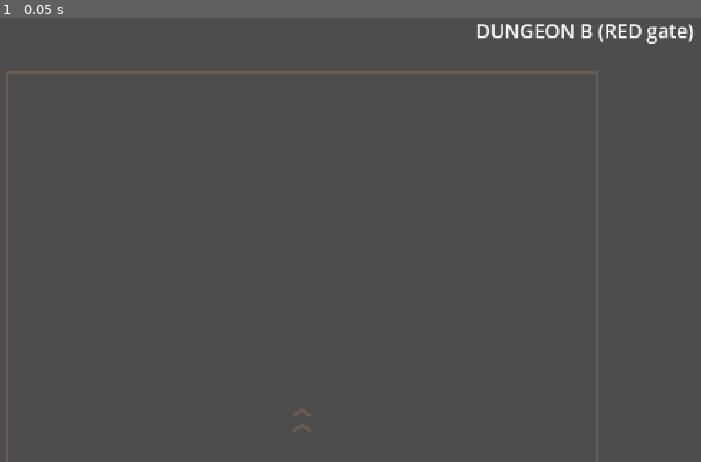
Above: before the commit, frame 1.
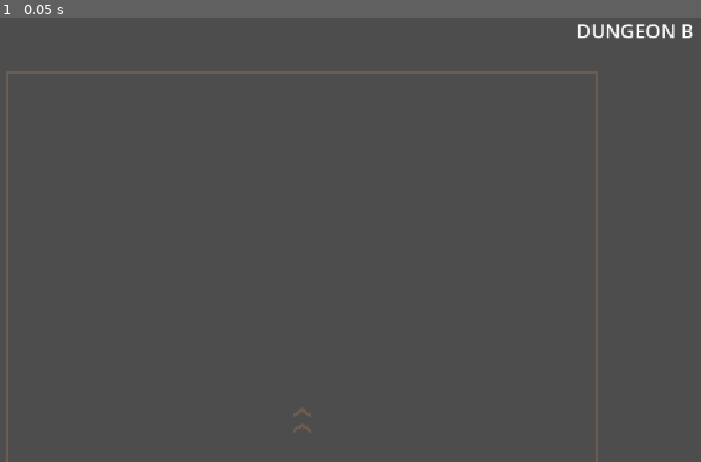
Above: after the commit, the same moment.

Repository: BestestGameStudio/gangU
Game: Godot game, scene res://scenes/dungeon_b.tscn
Two runs of this game, one before a commit and one after it. Both use one fixed random seed, a clock stepped at 60 frames per second and the inputs below. This scene is started directly instead of the project's main scene.
Inputs:
- Up to frame 1 (0.05 s): no input

The runs differ from the first frame. In frame 1, 0.7% of the frame differs, in the area x 68-99%, y 1-6%.

Commit message:
feat(gates): chance-based NORMAL/RED dungeon offering, no ranks (#350)
Hub dungeon gates carry a GateOffering that rolls NORMAL or RED on each
hub load. RED lock-in now follows the type of the gate actually entered.
The chance distribution is left UNSET (Colin's call); while unset, gates
keep their authored types, so gameplay is unchanged.

Co-authored-by: real-human-123 <353983258+real-human-123@users.noreply.github.com>
Co-Authored-By: Claude Opus 5.5 <noreply@anthropic.com>

Diff:
--- /dev/null
+++ b/resources/gate_offering.tres
@@ -0,0 +1,7 @@
+[gd_resource type="Resource" script_class="GateOffering" load_steps=2 format=3]
+
+[ext_resource type="Script" path="res://scripts/gate_offering.gd" id="1"]
+
+[resource]
+script = ExtResource("1")
+red_chance = -1.0
--- a/scenes/dungeon_b.tscn
+++ b/scenes/dungeon_b.tscn
@@ -60,7 +60,7 @@
 offset_bottom = 40.0
 grow_horizontal = 0
 theme_override_font_sizes/font_size = 28
-text = "DUNGEON B (RED gate)"
+text = "DUNGEON B"
 horizontal_alignment = 2
 
 [node name="PlayerSpawn" type="Marker2D" parent="."]
--- a/scenes/hub.tscn
+++ b/scenes/hub.tscn
@@ -9,6 +9,7 @@
 [ext_resource type="PackedScene" uid="uid://bgangu325sta" path="res://scenes/bestiary_station.tscn" id="9_best"]
 [ext_resource type="PackedScene" path="res://scenes/dungeon_generated.tscn" id="6"]
 [ext_resource type="PackedScene" path="res://scenes/dungeon_c.tscn" id="7_dnc"]
+[ext_resource type="Resource" path="res://resources/gate_offering.tres" id="10_offer"]
 
 [node name="Hub" type="Node2D"]
 
@@ -78,11 +79,13 @@
 [node name="GateNormal" parent="." instance=ExtResource("2")]
 position = Vector2(300, 380)
 target_dungeon = ExtResource("3")
+offering = ExtResource("10_offer")
 
 [node name="GateRed" parent="." instance=ExtResource("2")]
 position = Vector2(852, 380)
 gate_type = 1
 target_dungeon = ExtResource("4")
+offering = ExtResource("10_offer")
 
 [node name="GateGenerated" parent="." instance=ExtResource("2")]
 position = Vector2(440, 250)
--- a/scripts/gate.gd
+++ b/scripts/gate.gd
@@ -3,6 +3,7 @@
 ## #7: gate object. Normal and red gates are distinct in code (gate_type) and
 ## visuals (tint + label). Entering a gate transports the player to its dungeon.
 ## Red-gate lock-in rules themselves are #9 scope; this is transport + typing only.
+## #350: NORMAL vs RED may be decided by chance via an optional GateOffering.
 
 enum GateType { NORMAL, RED, BOSS }
 
@@ -10,6 +11,12 @@
 @export var target_dungeon: PackedScene
 ## Replaces the type name on the gate's label when set.
 @export var label_text: String = ""
+## #350: when set, this gate is a chance-based NORMAL/RED dungeon offering:
+## gate_type is rolled from it on _ready (before tint/label). BOSS gates
+## never roll. An offering whose chance is unset keeps the authored type.
+@export var offering: GateOffering
+## Optional seeded RNG for the roll (tests); null uses the global RNG.
+var offering_rng: RandomNumberGenerator = null
 
 signal entered(gate: Gate)
 
@@ -28,6 +35,8 @@
 func _ready() -> void:
 	add_to_group("gates")
 	body_entered.connect(_on_body_entered)
+	if offering != null and gate_type != GateType.BOSS:
+		gate_type = offering.roll(gate_type, offering_rng)
 	var label: Label = $TypeLabel
 	var tint := RED_TINT if gate_type == GateType.RED else NORMAL_TINT
 	label.text = "RED" if gate_type == GateType.RED else "NORMAL"
--- /dev/null
+++ b/scripts/gate_offering.gd
@@ -0,0 +1,34 @@
+class_name GateOffering
+extends Resource
+## #350: a dungeon offering is NORMAL or RED by chance. There is no rank
+## system and no progression gating (Colin, 2026-11-08); ranks stay out of
+## scope until Colin decides otherwise.
+##
+## A hub gate that carries an offering rolls its gate_type from this resource
+## each time it is presented (every hub load). The type then carries the
+## existing semantics: NORMAL allows retreat, RED locks the player in until
+## the objective is complete (D12, applied in main.gd from the type of the gate
+## actually entered).
+##
+## The chance distribution is NOT decided (Colin's call). red_chance therefore
+## defaults to UNSET, and an unset offering keeps the gate's authored type, so
+## the hub behaves exactly as before until a value is chosen. No code here may
+## pick a value.
+
+const UNSET := -1.0
+
+## Probability in [0, 1] that the offering rolls RED; otherwise NORMAL.
+## Left at UNSET (any negative value) the roll is disabled.
+@export var red_chance: float = UNSET
+
+func is_set() -> bool:
+	return red_chance >= 0.0
+
+## Returns the type to present: the authored type while the chance is unset,
+## otherwise RED with probability red_chance (clamped to [0, 1]) and NORMAL
+## otherwise. Pass a seeded rng for deterministic tests.
+func roll(authored: Gate.GateType, rng: RandomNumberGenerator = null) -> Gate.GateType:
+	if not is_set():
+		return authored
+	var r := rng.randf() if rng != null else randf()
+	return Gate.GateType.RED if r < clampf(red_chance, 0.0, 1.0) else Gate.GateType.NORMAL
--- a/scripts/main.gd
+++ b/scripts/main.gd
@@ -165,12 +165,27 @@
 ## FREE stock refresh + paid-price reset from _on_objective_completed.
 var _shop: Shop = null
 
+## (#350) Type of the gate the current dungeon was entered through, or -1 when
+## the area was not entered through a gate (hub, direct _swap fixtures). Since
+## a hub offering's NORMAL/RED type is rolled by chance, the RED lock-in follows
+## the gate actually entered, not the target area's name.
+var _entry_gate_type: int = -1
+
 func _load_hub() -> void:
+	_entry_gate_type = -1
 	_swap(preload("res://scenes/hub.tscn").instantiate())
 
 func _on_gate_entered(gate: Gate) -> void:
-	print("gate entered: ", "RED" if gate.gate_type == Gate.GateType.RED else "NORMAL")
+	print("gate entered: ", Gate.GateType.keys()[gate.gate_type])
+	_entry_gate_type = gate.gate_type
 	_swap.call_deferred(gate.target_dungeon.instantiate())
+
+## (#350) RED semantics for the mounted area: the entered gate's type when there
+## is one; otherwise the authored default (DungeonB is the RED dungeon).
+func _area_is_red(area: Node) -> bool:
+	if _entry_gate_type >= 0:
+		return _entry_gate_type == Gate.GateType.RED
+	return area.name == &"DungeonB"
 
 func _swap(area: Node) -> void:
 	if current_area:
@@ -293,10 +308,13 @@
 	var obj := area.get_node_or_null("DungeonObjective") as DungeonObjective
 	var completable := obj != null and (obj.objective_type != DungeonObjective.ObjectiveType.ELIMINATION or obj.boss_scene != null)
 	# #173: boss-gate DungeonC is clear-or-die too (locked until the Head dies).
-	if area.name in [&"DungeonB", &"DungeonC"] and completable:
+	# #350: RED is whatever the entered gate rolled, so a RED-rolled DungeonA
+	# locks and a NORMAL-rolled DungeonB allows retreat.
+	var red := _area_is_red(area)
+	if (red or area.name == &"DungeonC") and completable:
 		portal.locked = true
 		portal.objective_path = NodePath("../DungeonObjective")
-	portal.red_portal_look = area.name == &"DungeonB"  # #204: portal look only on the RED dungeon's exit portal (both its locked and unlocked states)
+	portal.red_portal_look = red  # #204: portal look only on a RED dungeon's exit portal (both its locked and unlocked states)
 	portal.entered.connect(_on_exit_portal_entered)
 	area.add_child(portal)
 
--- /dev/null
+++ b/scripts/test350_chance_offering.gd
@@ -0,0 +1,153 @@
+extends SceneTree
+## #350 headless driver: a dungeon offering's NORMAL/RED type is decided by
+## chance (no rank system), and the existing semantics follow the rolled type:
+## NORMAL allows retreat, RED locks the player in until the objective clears.
+## The chance distribution is Colin's call and stays UNSET in production, so
+## the production hub must behave exactly as before. Legs:
+##   roll   - GateOffering unit rolls (unset / 0 / 1 / seeded mix / BOSS)
+##   prod   - production offering is unset; hub gates keep authored types
+##   red    - every offering forced RED (test-only value): GateNormal rolls
+##            RED, DungeonA mounts its portal LOCKED with the red look and
+##            opens once its objective clears
+##   normal - every offering forced NORMAL (test-only value): GateRed rolls
+##            NORMAL, DungeonB mounts its portal UNLOCKED and retreat works
+## Gate/portal use follows the test9/test204 direct _on_body_entered idiom;
+## enemy kills use the apply_damage shortcut, not natural combat.
+
+const OFFERING_PATH := "res://resources/gate_offering.tres"
+var _fails := 0
+
+func _initialize() -> void:
+	_run.call_deferred()
+
+func _check(label: String, ok: bool) -> void:
+	if not ok:
+		_fails += 1
+	print("[350] ", label, " -> ", "PASS" if ok else "FAIL")
+
+func _frames(n: int) -> void:
+	for i in n:
+		await physics_frame
+
+func _boot() -> Node:
+	var main: Node = (load("res://scenes/main.tscn") as PackedScene).instantiate()
+	root.add_child(main)
+	current_scene = main
+	await _frames(3)
+	return main
+
+func _shutdown(main: Node) -> void:
+	main.queue_free()
+	await _frames(3)
+
+func _run() -> void:
+	_roll_leg()
+	var offering := load(OFFERING_PATH) as GateOffering
+	_check("prod: offering resource loads", offering != null)
+	if offering == null:
+		_finish()
+		return
+	_check("prod: chance distribution left UNSET (Colin's call)", not offering.is_set() and offering.red_chance == GateOffering.UNSET)
+	await _prod_leg(offering)
+	offering.red_chance = 1.0
+	await _red_leg()
+	offering.red_chance = 0.0
+	await _normal_leg()
+	offering.red_chance = GateOffering.UNSET
+	_finish()
+
+func _roll_leg() -> void:
+	var o := GateOffering.new()
+	_check("roll: unset keeps authored NORMAL", o.roll(Gate.GateType.NORMAL) == Gate.GateType.NORMAL)
+	_check("roll: unset keeps authored RED", o.roll(Gate.GateType.RED) == Gate.GateType.RED)
+	o.red_chance = 1.0
+	_check("roll: chance 1 always RED", o.roll(Gate.GateType.NORMAL) == Gate.GateType.RED)
+	o.red_chance = 0.0
+	_check("roll: chance 0 always NORMAL", o.roll(Gate.GateType.RED) == Gate.GateType.NORMAL)
+	# Test-only mix: proves both outcomes come from the roll, not a fixed pick.
+	o.red_chance = 0.5
+	var rng := RandomNumberGenerator.new()
+	rng.seed = 350
+	var reds := 0
+	for i in 200:
+		if o.roll(Gate.GateType.NORMAL, rng) == Gate.GateType.RED:
+			reds += 1
+	_check("roll: seeded mix yields both NORMAL and RED (reds=%d/200)" % reds, reds > 0 and reds < 200)
+	var only := [Gate.GateType.NORMAL, Gate.GateType.RED]
+	_check("roll: only NORMAL or RED ever rolled", o.roll(Gate.GateType.NORMAL, rng) in only)
+	var boss: Gate = (load("res://scenes/gate.tscn") as PackedScene).instantiate()
+	boss.gate_type = Gate.GateType.BOSS
+	var forced := GateOffering.new()
+	forced.red_chance = 1.0
+	boss.offering = forced
+	root.add_child(boss)
+	_check("roll: BOSS gate never rolls", boss.gate_type == Gate.GateType.BOSS and (boss.get_node("TypeLabel") as Label).text == "BOSS")
+	boss.free()
+
+func _prod_leg(offering: GateOffering) -> void:
+	var main := await _boot()
+	var hub: Node = main.current_area
+	var gn := hub.get_node_or_null("GateNormal") as Gate
+	var gr := hub.get_node_or_null("GateRed") as Gate
+	_check("prod: both hub dungeon gates carry the shared offering", gn != null and gr != null and gn.offering == offering and gr.offering == offering)
+	_check("prod: unset chance -> GateNormal stays NORMAL, GateRed stays RED",
+		gn != null and gr != null and gn.gate_type == Gate.GateType.NORMAL and gr.gate_type == Gate.GateType.RED)
+	var gb := hub.get_node_or_null("GateBoss") as Gate
+	var gg := hub.get_node_or_null("GateGenerated") as Gate
+	_check("prod: boss and generated gates are not chance offerings", gb != null and gb.offering == null and gg != null and gg.offering == null)
+	await _shutdown(main)
+
+func _red_leg() -> void:
+	var main := await _boot()
+	var p: Player = main.get_node("Player")
+	var gate := main.current_area.get_node_or_null("GateNormal") as Gate
+	_check("red: GateNormal rolled RED", gate != null and gate.gate_type == Gate.GateType.RED)
+	_check("red: label/tint show RED", gate != null and (gate.get_node("TypeLabel") as Label).text == "RED"
+		and (gate.get_node("ColorRect") as ColorRect).color == Gate.RED_TINT)
+	_check("red: GateRed rolled RED too", (main.current_area.get_node("GateRed") as Gate).gate_type == Gate.GateType.RED)
+	gate._on_body_entered(p)
+	await _frames(6)
+	var area: Node = main.current_area
+	_check("red: entered DungeonA", area.name == &"DungeonA")
+	var portal := area.get_node_or_null("ExitPortal") as ExitPortal
+	_check("red: DungeonA portal LOCKED (lock-in until objective)", portal != null and portal.locked)
+	_check("red: DungeonA portal carries the red look", portal != null and portal.red_portal_look)
+	if portal == null:
+		await _shutdown(main)
+		return
+	var left := [false]
+	portal.entered.connect(func(_x): left[0] = true)
+	portal._on_body_entered(p)
+	await _frames(4)
+	_check("red: retreat blocked while locked", not left[0] and main.current_area == area)
+	for e in get_nodes_in_group("enemies"):
+		e.apply_damage(999999)
+	await _frames(10)
+	_check("red: objective clear unlocks the portal", not portal.locked)
+	portal._on_body_entered(p)
+	await _frames(6)
+	_check("red: exit returns to the hub after clearing", left[0] and main.current_area.name == &"Hub")
+	await _shutdown(main)
+
+func _normal_leg() -> void:
+	var main := await _boot()
+	var p: Player = main.get_node("Player")
+	var gate := main.current_area.get_node_or_null("GateRed") as Gate
+	_check("normal: GateRed rolled NORMAL", gate != null and gate.gate_type == Gate.GateType.NORMAL)
+	_check("normal: label shows NORMAL", gate != null and (gate.get_node("TypeLabel") as Label).text == "NORMAL")
+	gate._on_body_entered(p)
+	await _frames(6)
+	var area: Node = main.current_area
+	_check("normal: entered DungeonB", area.name == &"DungeonB")
+	var portal := area.get_node_or_null("ExitPortal") as ExitPortal
+	_check("normal: DungeonB portal UNLOCKED (retreat allowed)", portal != null and not portal.locked)
+	_check("normal: no red portal look", portal != null and not portal.red_portal_look)
+	if portal != null:
+		portal._on_body_entered(p)
+		await _frames(6)
+		_check("normal: retreat to hub before clearing", main.current_area.name == &"Hub")
+	await _shutdown(main)
+
+func _finish() -> void:
+	print("[350] RESULT: ", "ALL PASS" if _fails == 0 else "FAIL", " failures=", _fails)
+	quit(0 if _fails == 0 else 1)
Not shown: 1 places in scenes/hub.tscn that only renumber resources
Not shown, added: scripts/gate_offering.gd.uid
Not shown, added: scripts/test350_chance_offering.gd.uid
Not shown, changed: ARCHITECTURE.md
